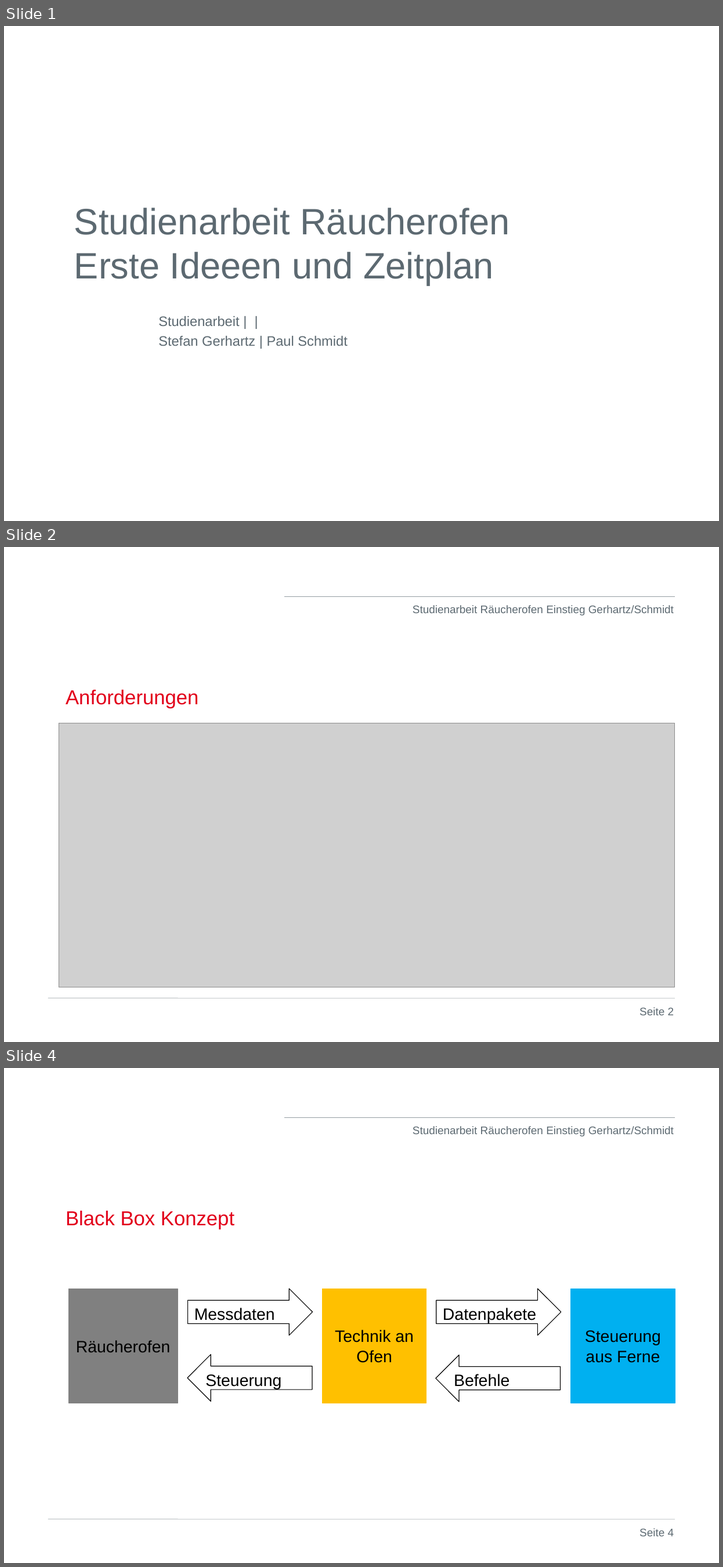
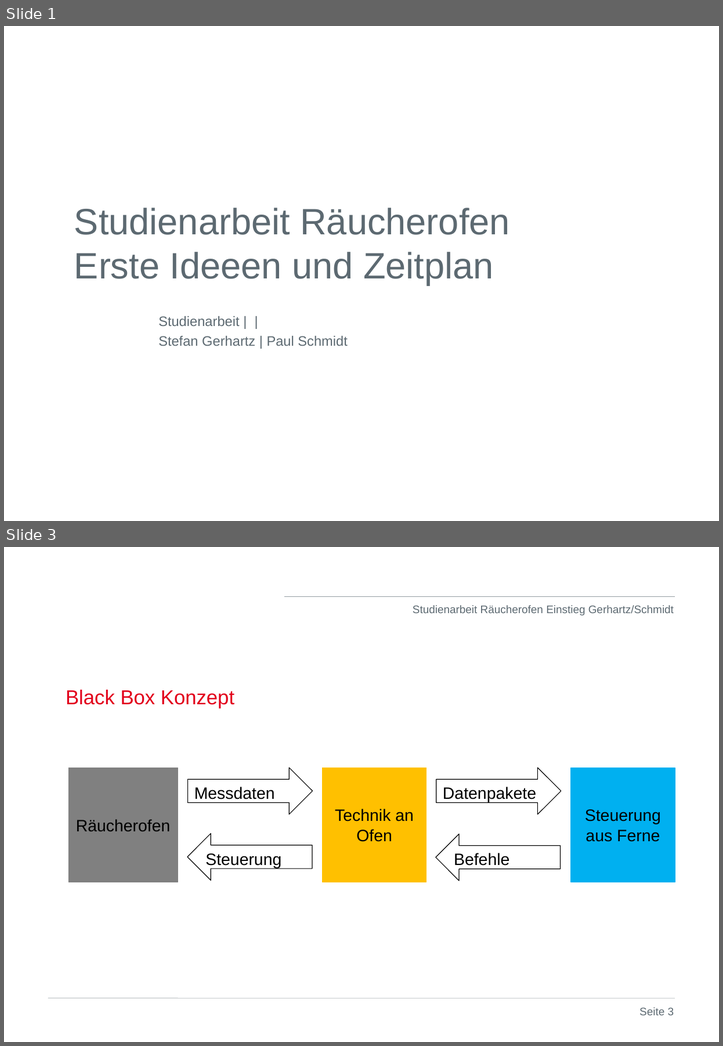
Before and after one commit to stege00/Raeucherofen, a slide deck: 05_Dokumente_DHBW/Präsentationen/KW40_2021_Studienarbeit_Gerhartz_Schmidt_Einstieg.ppt. Shown one above the other, each under a label of ours: slides 1, 2 and 4 before the commit, slides 1 and 3 after it; the slides between them are not shown. The pictures are 723x1567 and 723x1046 pixels, drawn with LibreOffice and Linux fonts; fonts in the diff are those of the drawing; grey boxes stand for pictures; background and template pictures are left out. Boxes give left, top, right and bottom in pixels: in the first picture for what was removed or moved away, otherwise in the second. Text is boxed around its words. In the diff, an @@ line names an element or a change of style, - is before the commit and + after.

```diff
--- a/05_Dokumente_DHBW/Präsentationen/KW40_2021_Studienarbeit_Gerhartz_Schmidt_Einstieg.ppt
+++ b/05_Dokumente_DHBW/Präsentationen/KW40_2021_Studienarbeit_Gerhartz_Schmidt_Einstieg.ppt
@@ slide 2 removed at (x1=4, y1=547, x2=719, y2=1042), background #FFFFFF; not listed: 3 template elements that a slide beside it also shows @@
@@ title removed at (x1=65, y1=689, x2=198, y2=708) @@
-Anforderungen
@@ picture removed at (x1=59, y1=723, x2=674, y2=987) @@
@@ page number removed at (x1=639, y1=1007, x2=674, y2=1015) @@
-Seite 2
@@ what was slide 4 is now slide 3 @@
@@ page number at (x1=639, y1=1007, x2=674, y2=1015): text changed @@
-Seite 4
+Seite 3
```
Also in this commit, not shown: 2 slides changed, 2 slides added, 1 other slide removed, 1 other file.
